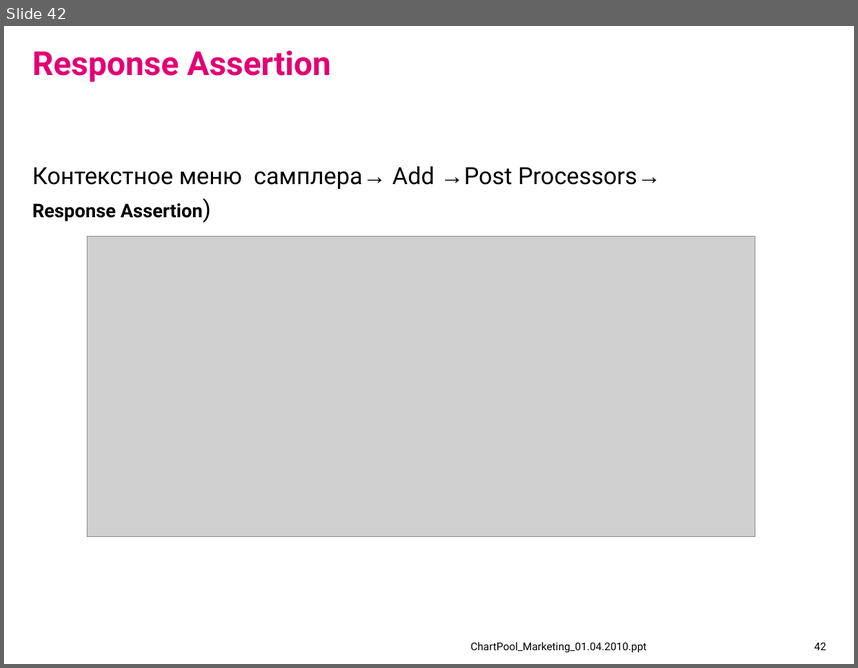
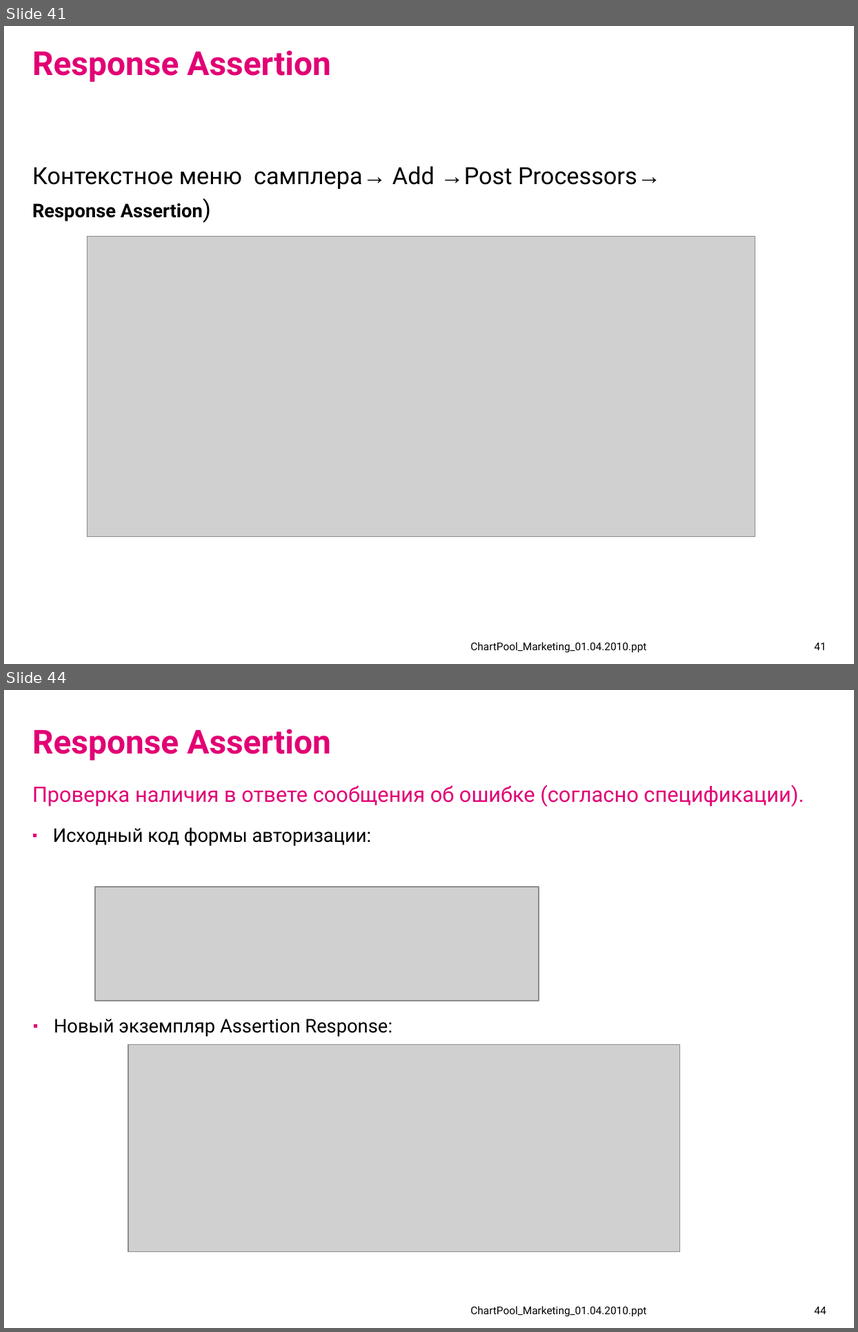
Before and after one commit to IvanCS/JMeterAvtoTestingDemo, a slide deck: documents/presentation.ppt. Shown one above the other, each under a label of ours: slide 42 before the commit, slides 41 and 44 after it; the slides between them are not shown. The pictures are 858x668 and 858x1332 pixels, drawn with LibreOffice and Linux fonts; fonts in the diff are those of the drawing; grey boxes stand for pictures; background and template pictures are left out. Boxes give left, top, right and bottom in pixels: in the first picture for what was removed or moved away, otherwise in the second. Text is boxed around its words. In the diff, an @@ line names an element or a change of style, - is before the commit and + after.

```diff
--- a/documents/presentation.ppt
+++ b/documents/presentation.ppt
@@ slide 44 added at (4, 690, 854, 1328), background #FFFFFF @@
@@ title added at (32, 729, 804, 807), 18 pt, text #E20074 @@
+Response Assertion
+Проверка наличия в ответе сообщения об ошибке (согласно спецификации).
@@ text added at (53, 827, 372, 846), 16 pt, text #000000 @@
+▪ Исходный код формы авторизации:
@@ picture added at (95, 887, 539, 1000) @@
@@ text added at (54, 1018, 392, 1036), 16 pt, text #000000 @@
+▪ Новый экземпляр Assertion Response:
@@ picture added at (128, 1045, 680, 1251) @@
@@ text added at (470, 1305, 646, 1317), 9 pt, text #000000 @@
+ChartPool_Marketing_01.04.2010.ppt
@@ page number added at (814, 1306, 826, 1314), 9 pt, text #000000 @@
+44
@@ what was slide 42 is now slide 41 @@
@@ page number at (814, 642, 826, 650): text changed @@
-42
+41
```
Also in this commit, not shown: 6 slides changed, 8 other slides added, 12 other files.
